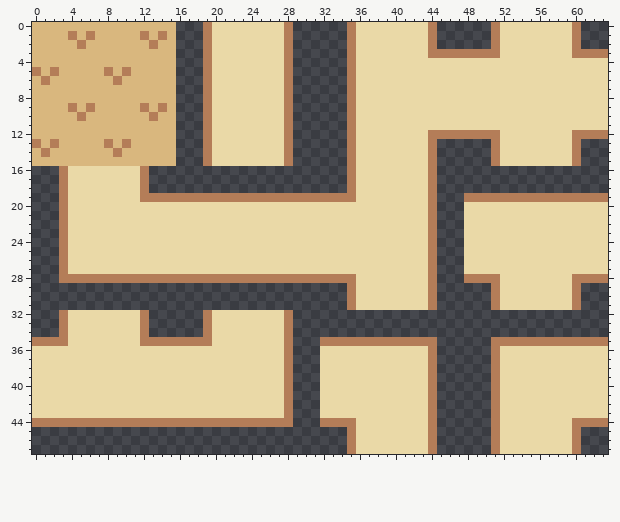
Pixel-art file, stored at Assets/Sprites/terrain.ase. The picture above was drawn from the file before the commit.
64x48 pixels, 1 frame.
The same view after the edit:
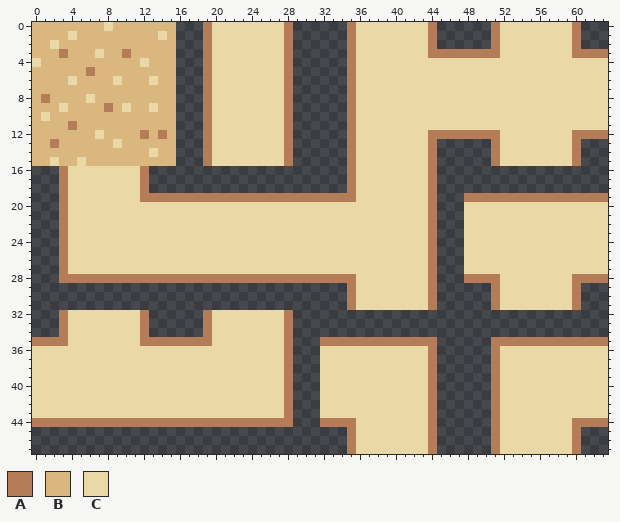
Palette (. is transparent): A #b47d58  B #d9b77e  C #ead9a7
Diff:
y 0: x 8 B -> C
y 1: x 4 A -> C; x 6 A -> B; x 12 A -> B; x 14 A -> C
y 2: x 2 B -> C; x 5 A -> B; x 13 A -> B
y 3: x 3 B -> A; x 7 B -> C; x 10 B -> A
y 4: x 0 B -> C; x 12 B -> C
y 5: x 0 A -> B; x 2 A -> B; x 6 B -> A; x 8 A -> B; x 10 A -> B
y 6: x 1 A -> B; x 4 B -> C; x 9 A -> C; x 13 B -> C
y 8: x 1 B -> A; x 6 B -> C
y 9: x 3..4 BA -> CB; x 6 A -> B; x 8 B -> A; x 10 B -> C; x 12..14 ABA -> BCB
y 10: x 1 B -> C; x 5 A -> B; x 13 A -> B
y 11: x 4 B -> A
y 12: x 7 B -> C; x 12 B -> A; x 14 B -> A
y 13: x 0 A -> B; x 8..10 ABA -> BCB
y 14: x 1 A -> B; x 9 A -> B; x 13 B -> C
y 15: x 2 B -> C; x 5 B -> C
Where, in picture pixels (left, top, right, bottom), the same in both pictures:
changed: (32, 22, 167, 166)
